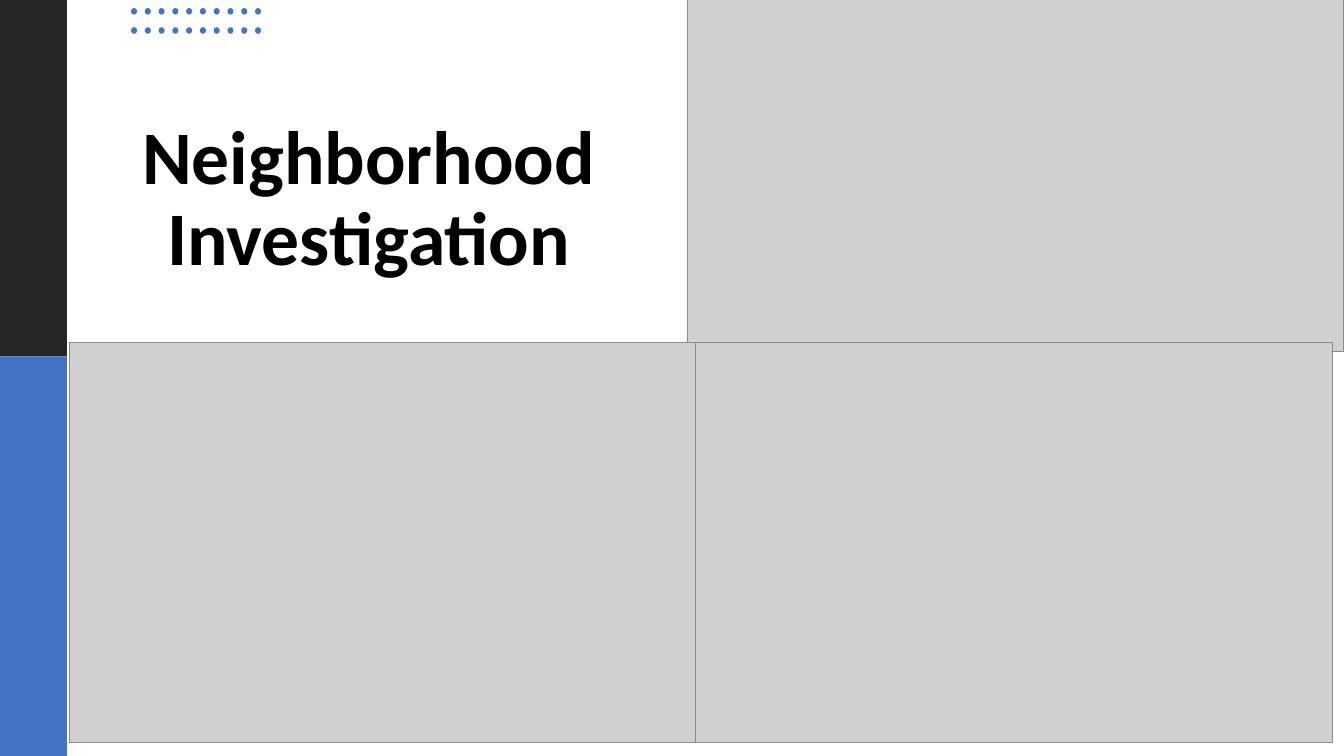
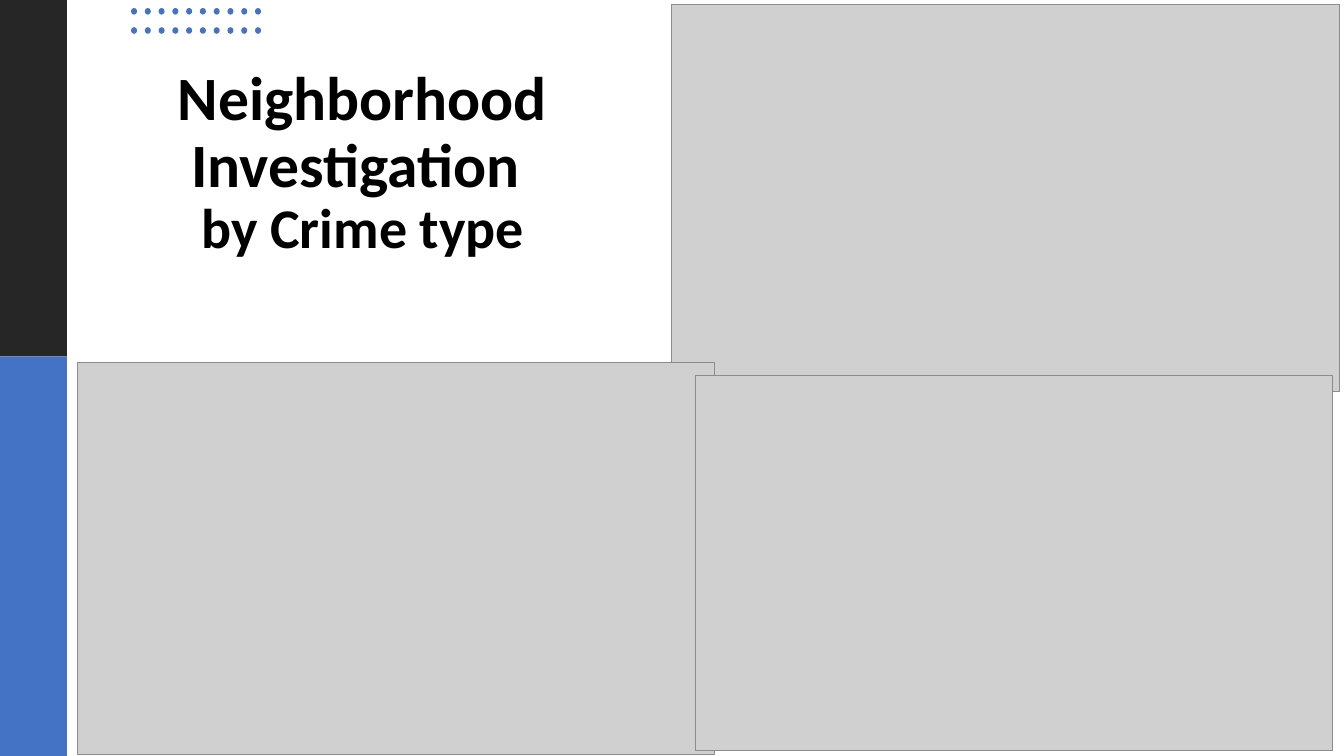
Before and after one commit to neha-nayeem/Project-01, a slide deck: slide 13 of Presentation - Project 01.pptx. Drawn at 1344x756 pixels with LibreOffice and Linux fonts; fonts in the diff are those of the drawing; grey boxes stand for pictures. Boxes give left, top, right and bottom in pixels: in the first picture for what was removed or moved away, otherwise in the second. Text is boxed around its words. In the diff, an @@ line names an element or a change of style, - is before the commit and + after.

Commit message:
Updated PPT file
Pic size / alignment changed

```diff
--- a/Presentation - Project 01.pptx
+++ b/Presentation - Project 01.pptx
@@ picture: place and size @@
-picture at (688,0,1344,352)
+picture at (673,4,1340,391)
@@ title at (178,76,547,257): text changed; size 54 to 44 pt @@
-Neighborhood Investigation
+Neighborhood Investigation
+by Crime type
@@ picture: place and size @@
-picture at (70,343,707,742)
+picture at (77,362,714,755)
@@ picture: place and size @@
-picture at (696,343,1333,742)
+picture at (696,376,1333,751)
```
Also in this commit, not shown: 8 other slides changed, 1 slide added, 1 slide removed.
